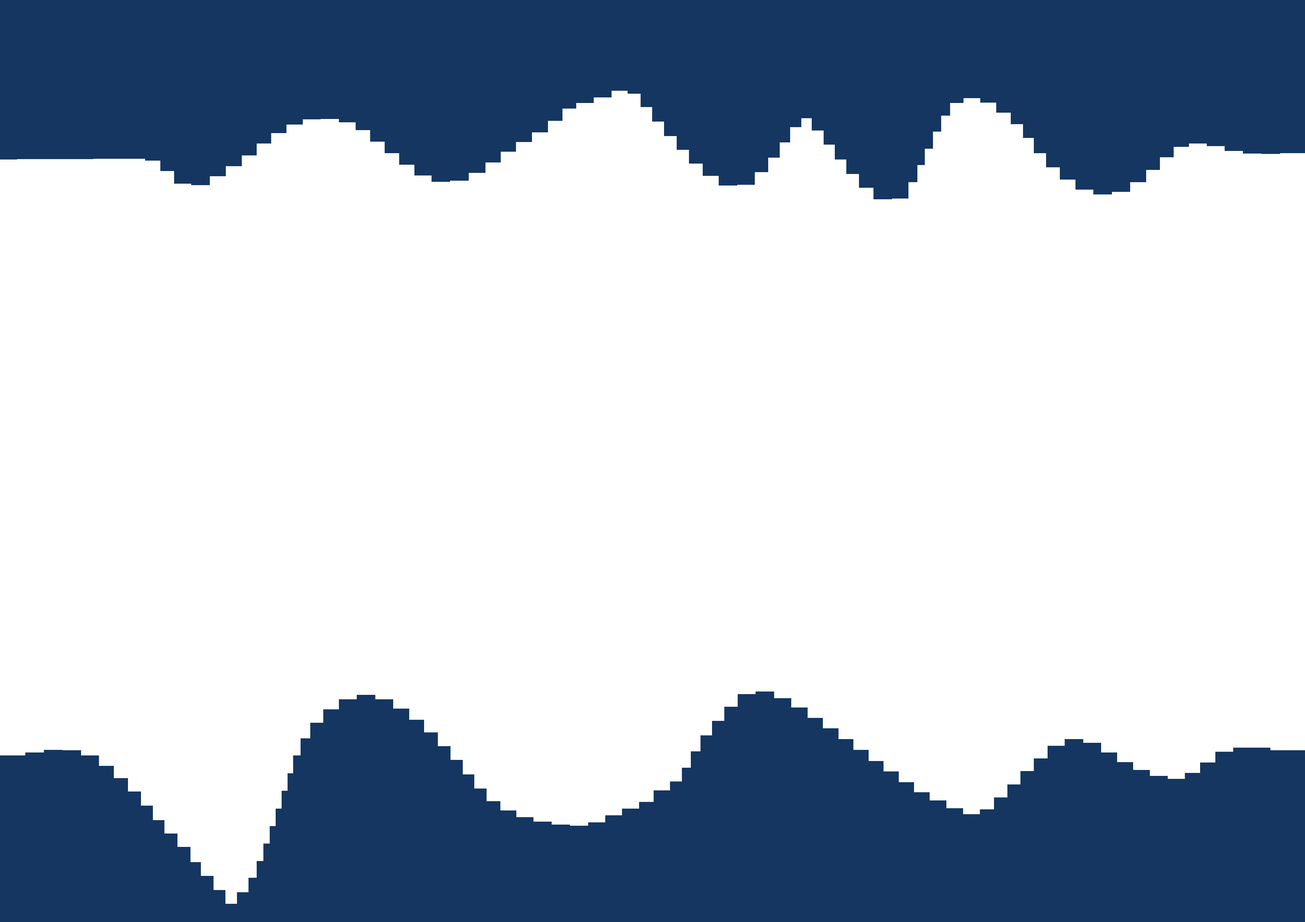
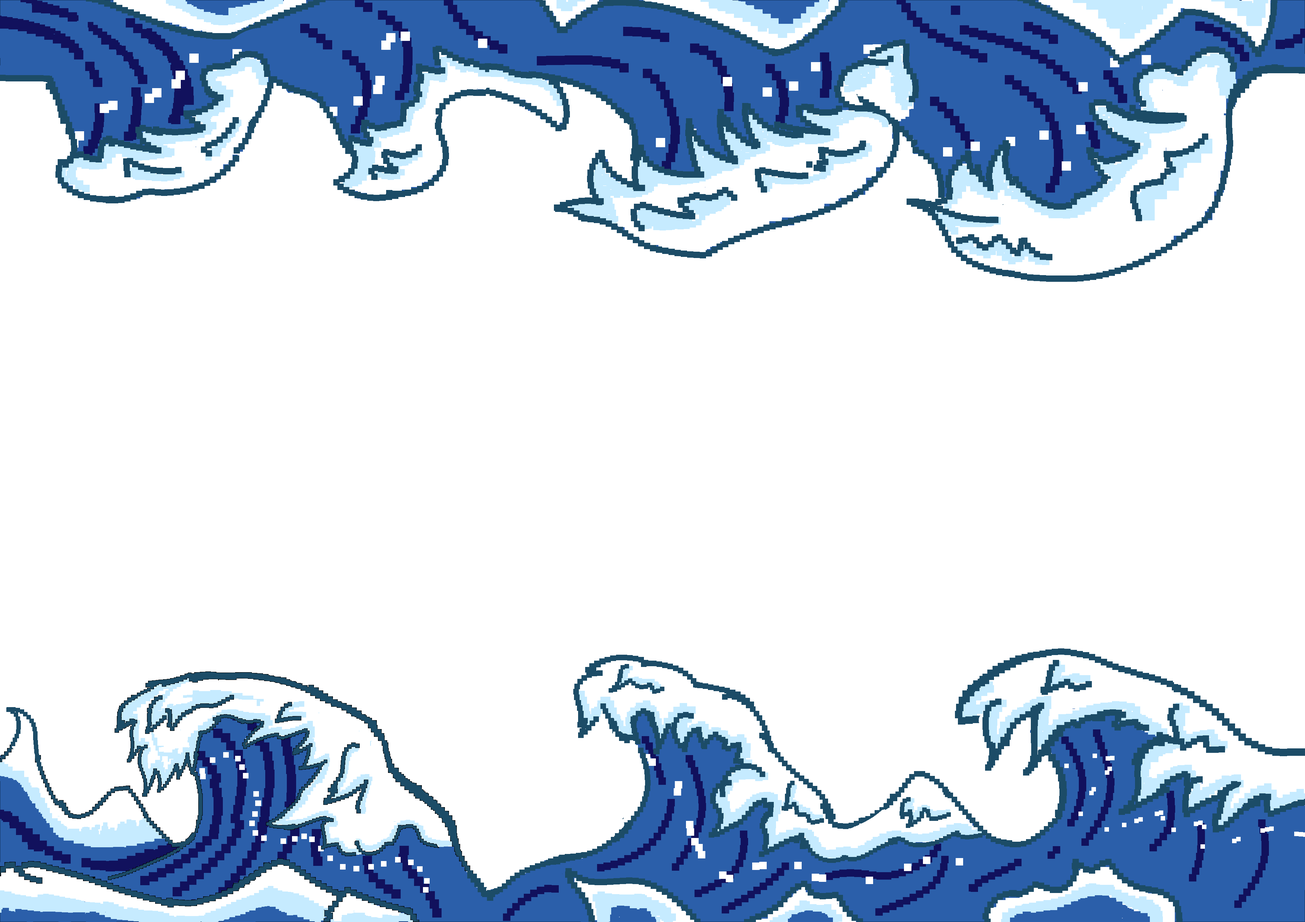
Layer changes from the first 1305 × 922 image to the second:
renamed "Paper" to "Lineart", showed it, moved it above "Environment Copy", painted on it over left=0, top=0, right=1305, bottom=922
painted on "Environment Copy" over left=0, top=0, right=1305, bottom=922
